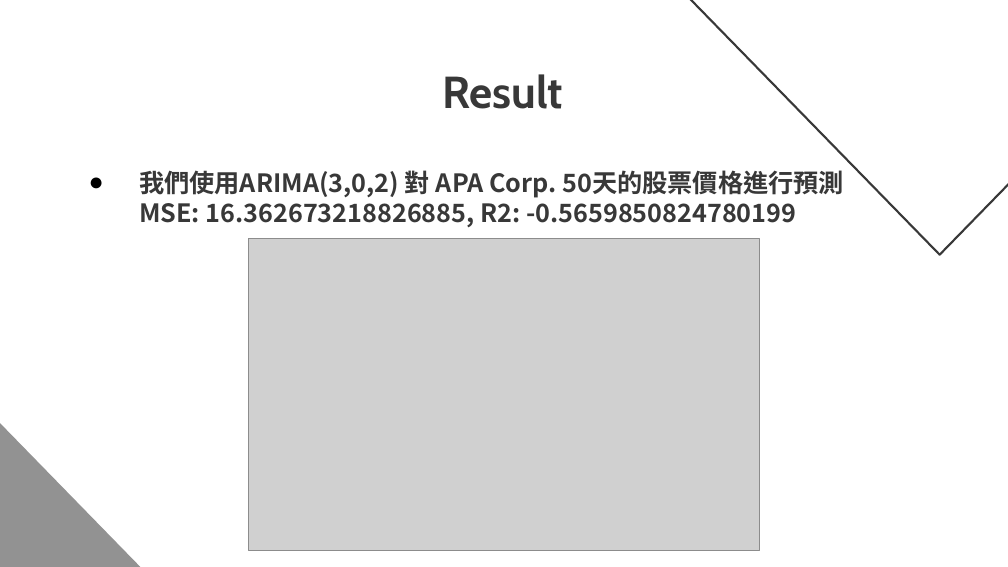
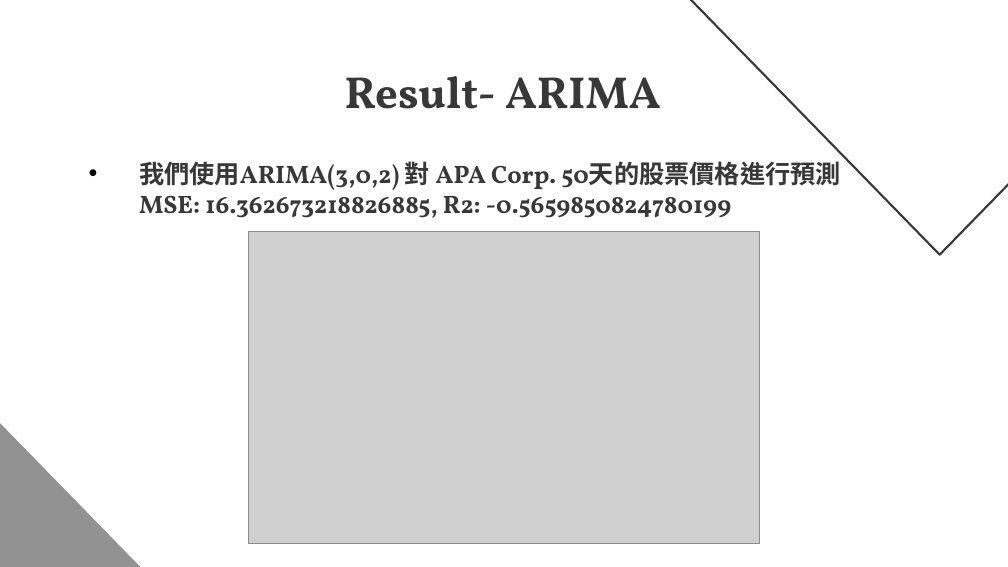
Before and after one commit to theabc50111/DL2021_final_dmlab_HCT_nccu, a slide deck: slide 18 of New_DL_final.pptx. Drawn at 1008x567 pixels with LibreOffice and Linux fonts; fonts in the diff are those of the drawing; grey boxes stand for pictures. Boxes give left, top, right and bottom in pixels: in the first picture for what was removed or moved away, otherwise in the second. Text is boxed around its words. In the diff, an @@ line names an element or a change of style, - is before the commit and + after.

```diff
--- a/New_DL_final.pptx
+++ b/New_DL_final.pptx
@@ title at bbox=[345, 76, 661, 109]: text changed; font Cabin to Vollkorn @@
-Result
+Result- ARIMA
@@ text "我們使用ARIMA(3,0,2) 對 APA Corp. 50天的股票價格進行預測 ...": place and size @@
-text "我們使用ARIMA(3,0,2) 對 APA Corp. 50天的股票價格進行預測 ..." at bbox=[139, 170, 844, 227]
+text "我們使用ARIMA(3,0,2) 對 APA Corp. 50天的股票價格進行預測 ..." at bbox=[139, 161, 840, 218]
@@ text "我們使用ARIMA(3,0,2) 對 APA Corp. 50天的股票價格進行預測 ..." at bbox=[139, 161, 840, 218]: font Noto Sans CJK SC to Vollkorn; bullet ● to • @@
@@ picture: place and size @@
-picture at bbox=[249, 239, 760, 550]
+picture at bbox=[249, 232, 760, 543]
```
Also in this commit, not shown: 18 other slides changed, 4 slides added.
